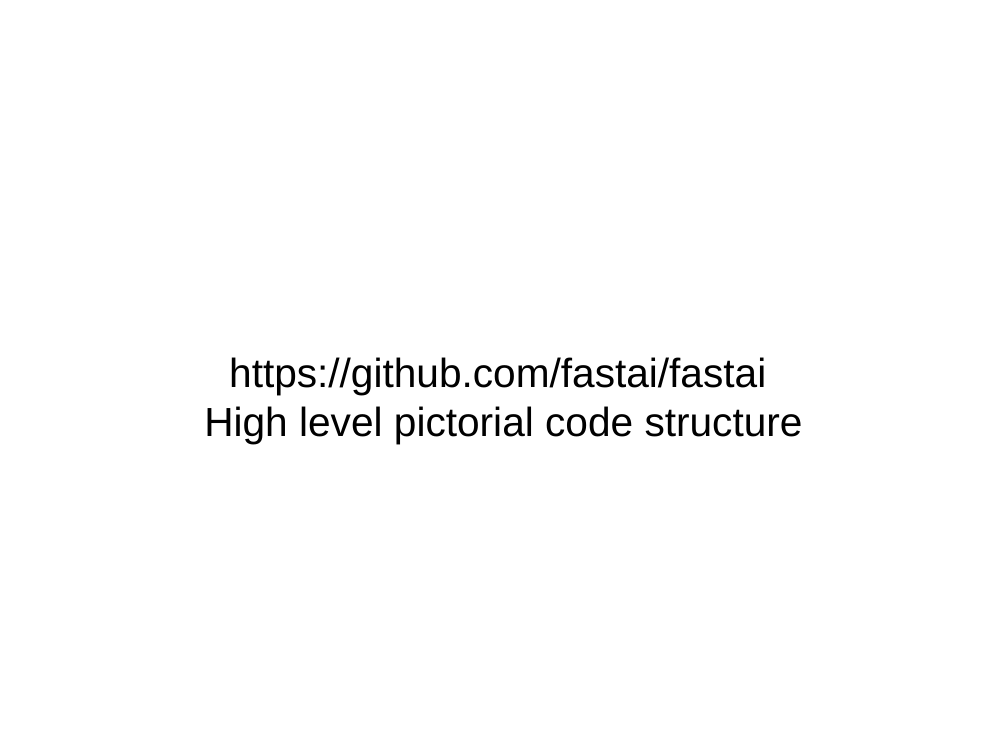
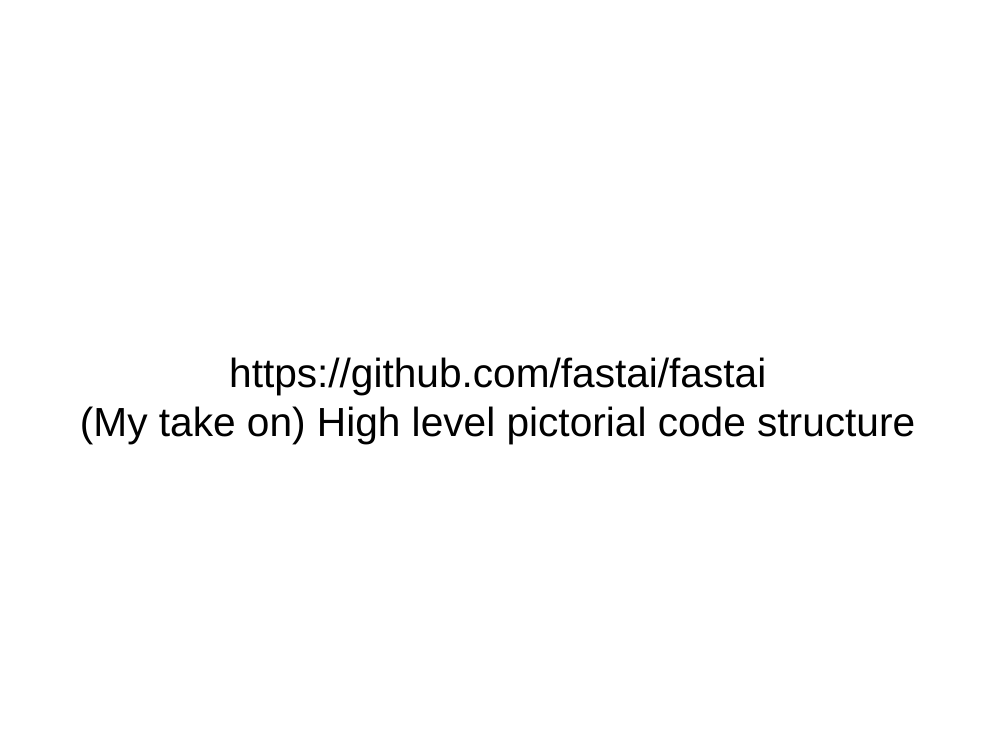
Before and after one commit to Beltus/my_fastai, a slide deck: slide 1 of fastai_code.odp. Drawn at 1008x756 pixels with LibreOffice and Linux fonts; fonts in the diff are those of the drawing. Boxes give left, top, right and bottom in pixels: in the first picture for what was removed or moved away, otherwise in the second. Text is boxed around its words. In the diff, an @@ line names an element or a change of style, - is before the commit and + after.

```diff
--- a/fastai_code.odp
+++ b/fastai_code.odp
@@ subtitle at <box>80,406,915,444</box>: text changed @@
-High level pictorial code structure
+(My take on) High level pictorial code structure
```
Also in this commit, not shown: 1 other slide changed, 1 slide added, 6 other files.
